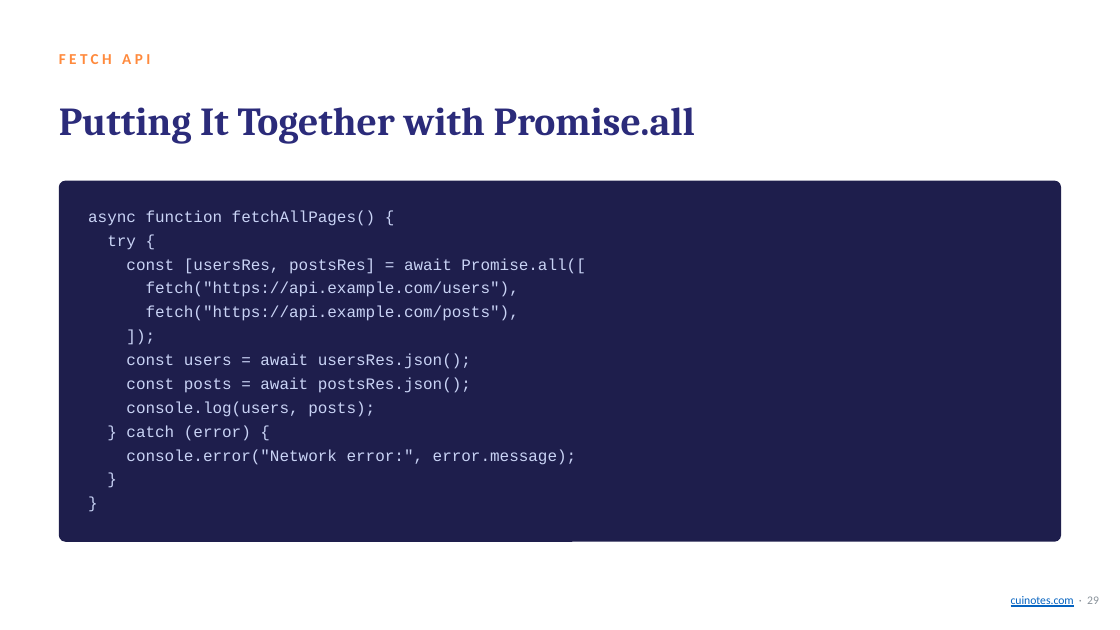
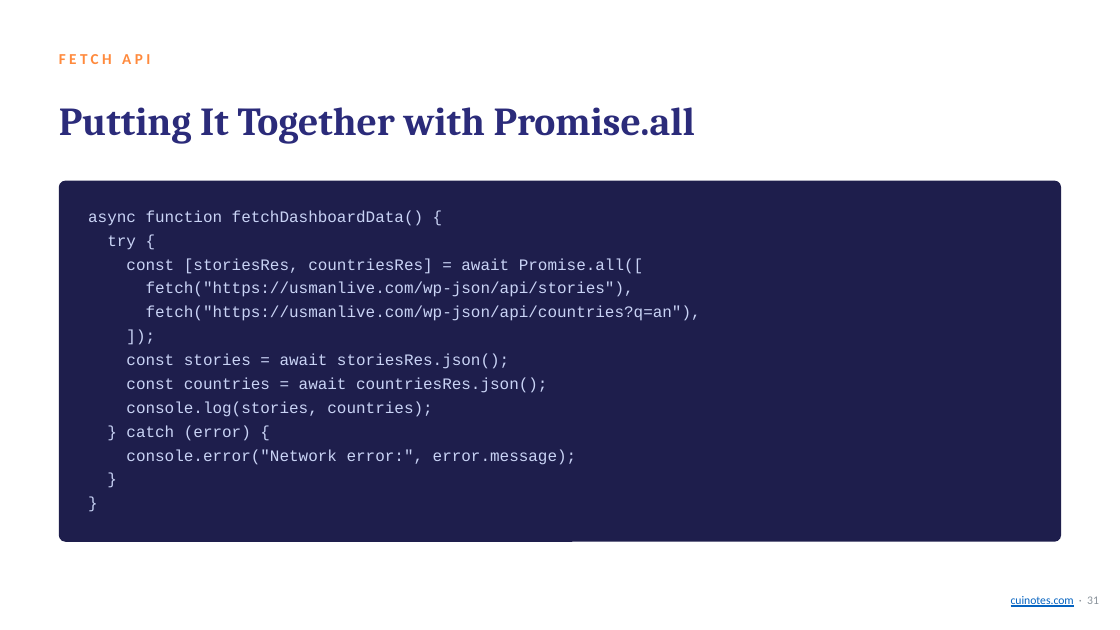
Before and after one commit to mua22/mern-web-book, a slide deck: slide 31 of slides/CSC336-Lecture-15-Async-JavaScript-Promises-and-Fetch.pptx (slide 29 before the commit). Drawn at 1120x630 pixels with LibreOffice and Linux fonts; fonts in the diff are those of the drawing. Boxes give left, top, right and bottom in pixels: in the first picture for what was removed or moved away, otherwise in the second. Text is boxed around its words. In the diff, an @@ line names an element or a change of style, - is before the commit and + after.

```diff
--- a/slides/CSC336-Lecture-15-Async-JavaScript-Promises-and-Fetch.pptx
+++ b/slides/CSC336-Lecture-15-Async-JavaScript-Promises-and-Fetch.pptx
@@ text at [88, 210, 423, 226]: text changed @@
-async function fetchAllPages() {
+async function fetchDashboardData() {
@@ text at [126, 258, 701, 321]: text changed @@
-const [usersRes, postsRes] = await Promise.all([
-fetch("https://api.example.com/users"),
-fetch("https://api.example.com/posts"),
+const [storiesRes, countriesRes] = await Promise.all([
+fetch("https://usmanlive.com/wp-json/api/stories"),
+fetch("https://usmanlive.com/wp-json/api/countries?q=an"),
@@ text at [126, 353, 547, 417]: text changed @@
-const users = await usersRes.json();
-const posts = await postsRes.json();
-console.log(users, posts);
+const stories = await storiesRes.json();
+const countries = await countriesRes.json();
+console.log(stories, countries);
@@ text at [1011, 596, 1099, 607]: text changed @@
-cuinotes.com · 29
+cuinotes.com · 31
```
Also in this commit, not shown: 26 other slides changed, 3 slides added, 1 other file.
